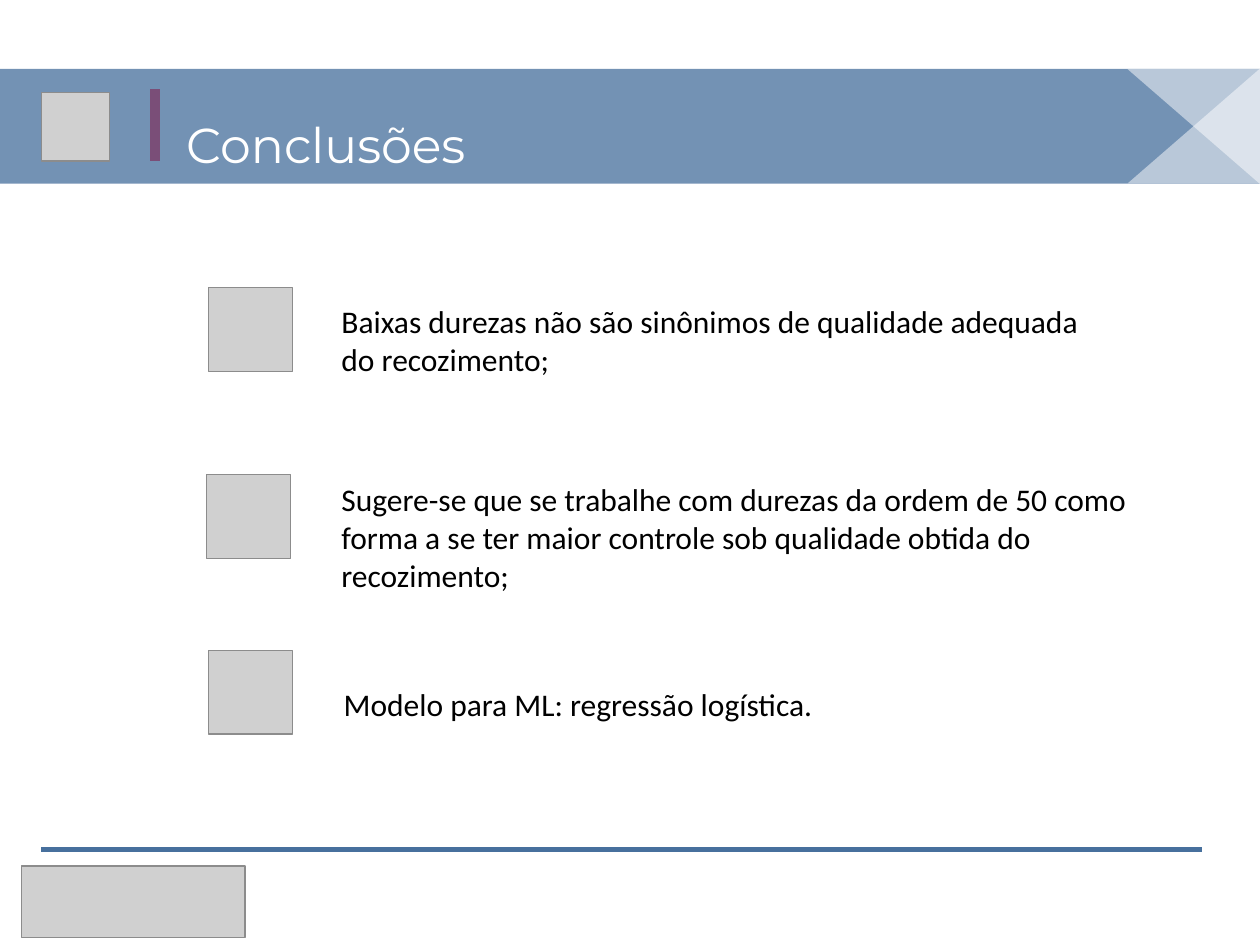
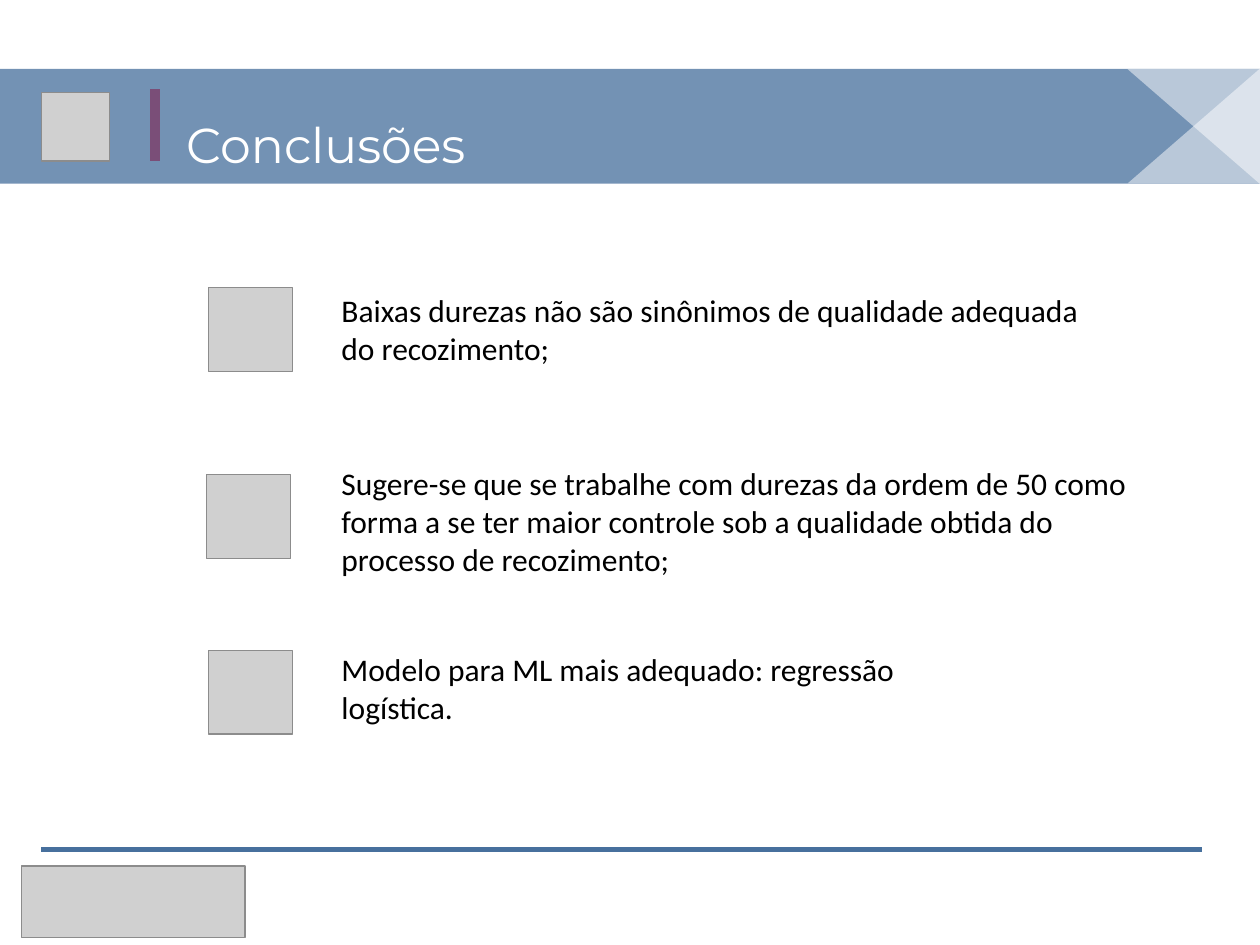
Before and after one commit to tiagottmoraes/ETL-and-EDA---Admission-test, a slide deck: slide 4 of 3. Comunicação dos resultados.pptx. Drawn at 1260x945 pixels with LibreOffice and Linux fonts; fonts in the diff are those of the drawing; grey boxes stand for pictures. Boxes give left, top, right and bottom in pixels: in the first picture for what was removed or moved away, otherwise in the second. Text is boxed around its words. In the diff, an @@ line names an element or a change of style, - is before the commit and + after.

```diff
--- a/3. Comunicação dos resultados.pptx
+++ b/3. Comunicação dos resultados.pptx
@@ text "Baixas durezas não são sinônimos ...": place and size @@
-text "Baixas durezas não são sinônimos ..." at [341,311,1078,375]
+text "Baixas durezas não são sinônimos ..." at [341,300,1078,364]
@@ text at [341,473,1125,576]: text changed @@
-Sugere-se que se trabalhe com durezas da ordem de 50 como forma a se ter maior controle sob qualidade obtida do recozimento;
+Sugere-se que se trabalhe com durezas da ordem de 50 como forma a se ter maior controle sob a qualidade obtida do processo de recozimento;
@@ text at [341,659,894,725]: text changed @@
-Modelo para ML: regressão logística.
+Modelo para ML mais adequado: regressão logística.
```
Also in this commit, not shown: 3 other slides changed, 3 other files.
